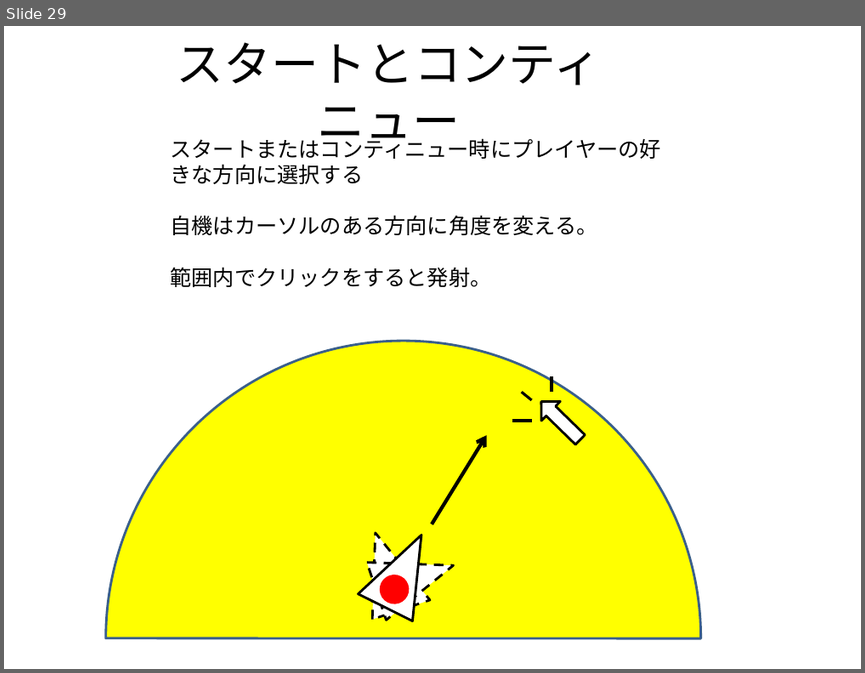
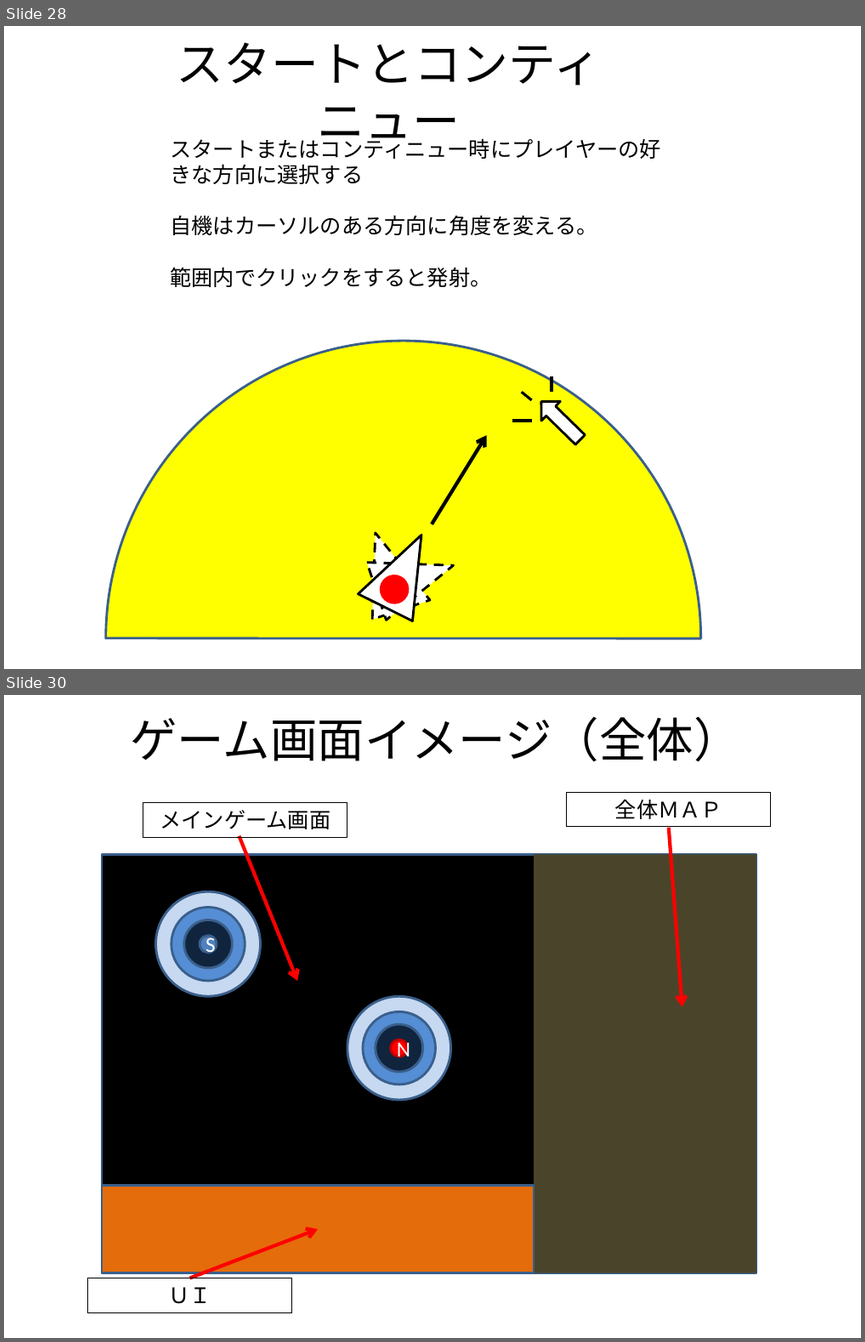
Before and after one commit to xtatrax/oldPrj-SchoolTask_BomberProject-public, a slide deck: Document/GamePlanning.pptx. Shown one above the other, each under a label of ours: slide 29 before the commit, slides 28 and 30 after it; the slides between them are not shown. The pictures are 865x673 and 865x1342 pixels, drawn with LibreOffice and Linux fonts; fonts in the diff are those of the drawing. Boxes give left, top, right and bottom in pixels: in the first picture for what was removed or moved away, otherwise in the second. Text is boxed around its words. In the diff, an @@ line names an element or a change of style, - is before the commit and + after.

```diff
--- a/Document/GamePlanning.pptx
+++ b/Document/GamePlanning.pptx
@@ slide 30 added at <box>4,695,861,1338</box>, background #FFFFFF @@
@@ title added at <box>131,716,741,761</box>, 39.6 pt, text #000000 @@
+ゲーム画面イメージ（全体）
@@ rectangle added at <box>567,792,771,826</box>, outline #000000 0.75 pt, 18 pt, text #000000 @@
+全体ＭＡＰ
@@ rectangle added at <box>143,803,347,837</box>, outline #000000 0.75 pt, 18 pt, text #000000 @@
+メインゲーム画面
@@ arrow added from (239, 835) to (298, 981), #FF0000 3 pt @@
@@ arrow added from (669, 828) to (681, 1007), #FF0000 3 pt @@
@@ group added at <box>102,854,756,1272</box>: 8 ellipses, 3 rectangles @@
+S
+N
@@ arrow added from (190, 1277) to (318, 1229), #FF0000 3 pt @@
@@ rectangle added at <box>88,1277,292,1312</box>, outline #000000 0.75 pt, 18 pt, text #000000 @@
+ＵＩ
@@ what was slide 29 is now slide 28 @@
```
Also in this commit, not shown: 2 slides changed, 1 other slide added, 1 other file.
